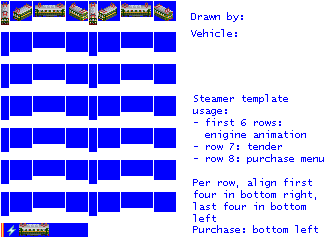
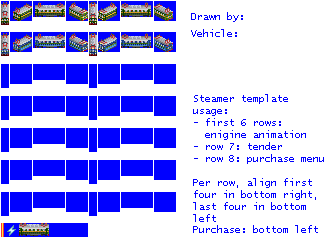
Layer changes from the first 331 x 237 image to the second:
painted on "empty.png" over box(1, 33, 173, 56)
